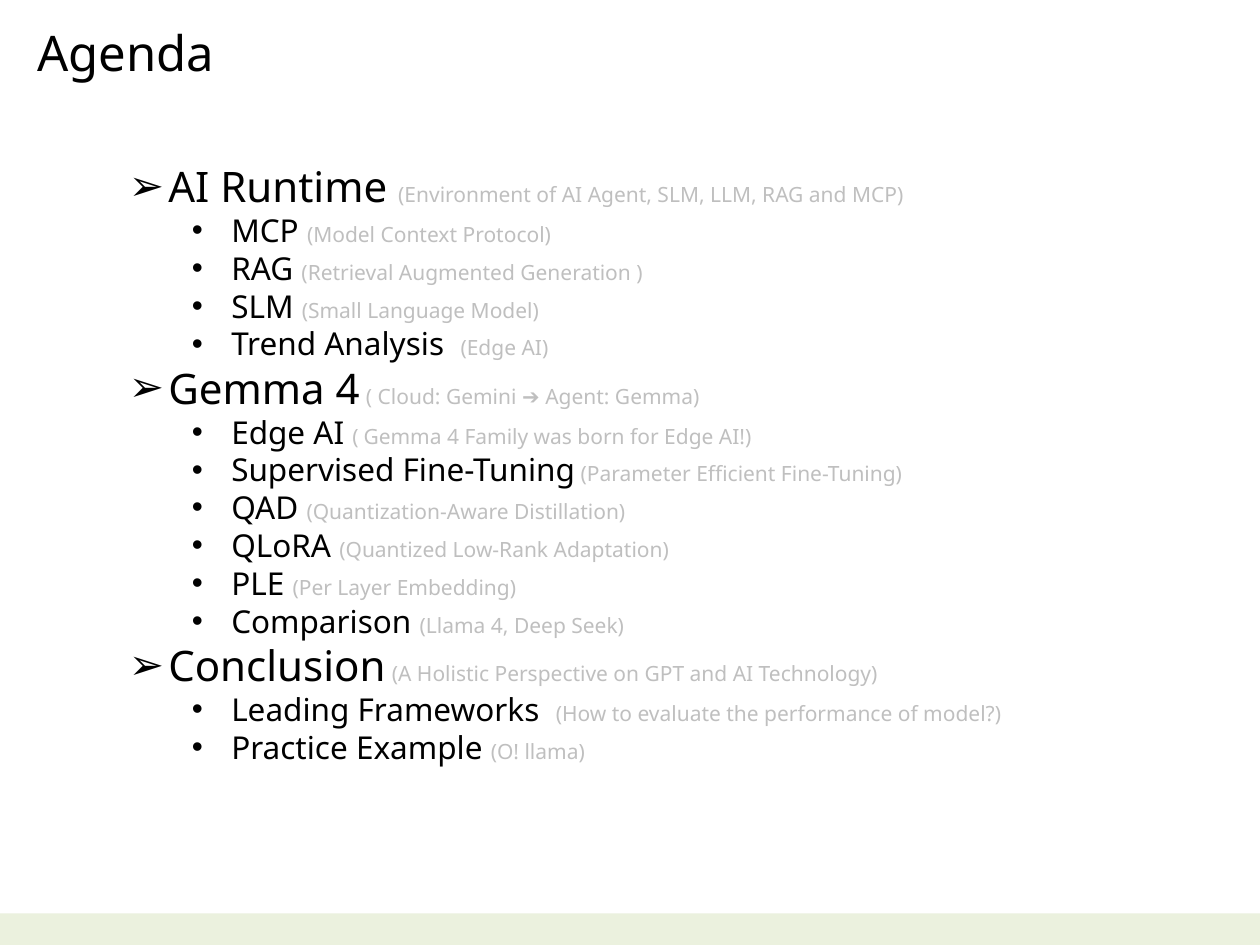
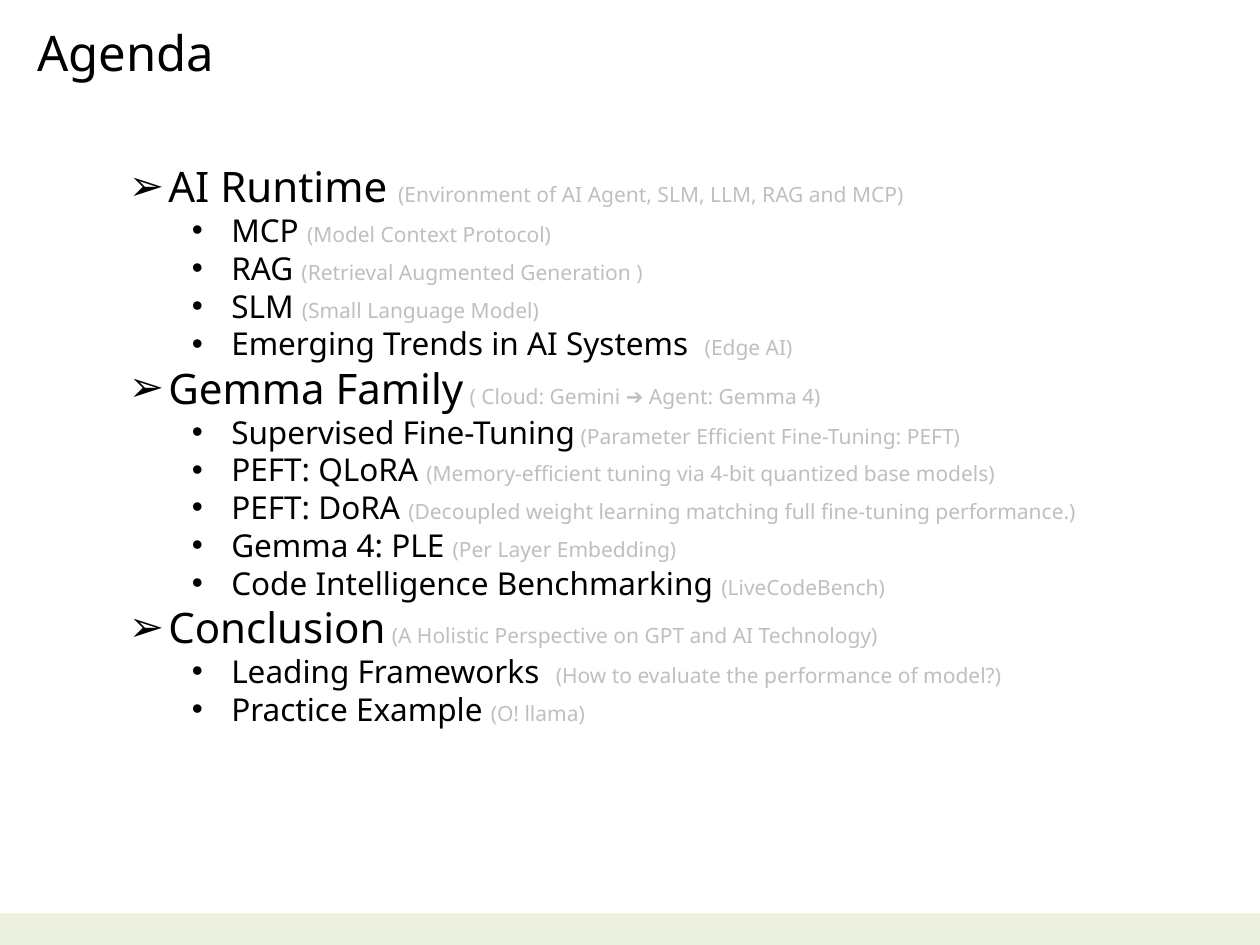
Before and after one commit to navibator/crazy-ai, a slide deck: slide 3 of ai.pptx. Drawn at 1260x945 pixels with LibreOffice and Linux fonts; fonts in the diff are those of the drawing. Boxes give left, top, right and bottom in pixels: in the first picture for what was removed or moved away, otherwise in the second. Text is boxed around its words. In the diff, an @@ line names an element or a change of style, - is before the commit and + after.

```diff
--- a/ai.pptx
+++ b/ai.pptx
@@ text at <box>231,331,1075,603</box>: text changed @@
-  • Trend Analysis (Edge AI)
-➢ Gemma 4 ( Cloud: Gemini ➔ Agent: Gemma)
-  • Edge AI ( Gemma 4 Family was born for Edge AI!)
-  • Supervised Fine-Tuning (Parameter Efficient Fine-Tuning)
-  • QAD (Quantization-Aware Distillation)
-  • QLoRA (Quantized Low-Rank Adaptation)
-  • PLE (Per Layer Embedding)
-  • Comparison (Llama 4, Deep Seek)
+  • Emerging Trends in AI Systems (Edge AI)
+➢ Gemma Family ( Cloud: Gemini ➔ Agent: Gemma 4)
+  • Supervised Fine-Tuning (Parameter Efficient Fine-Tuning: PEFT)
+  • PEFT: QLoRA (Memory-efficient tuning via 4-bit quantized base models)
+  • PEFT: DoRA (Decoupled weight learning matching full fine-tuning performance.)
+  • Gemma 4: PLE (Per Layer Embedding)
+  • Code Intelligence Benchmarking (LiveCodeBench)
```
Also in this commit, not shown: 4 other slides changed, 1 other file.
